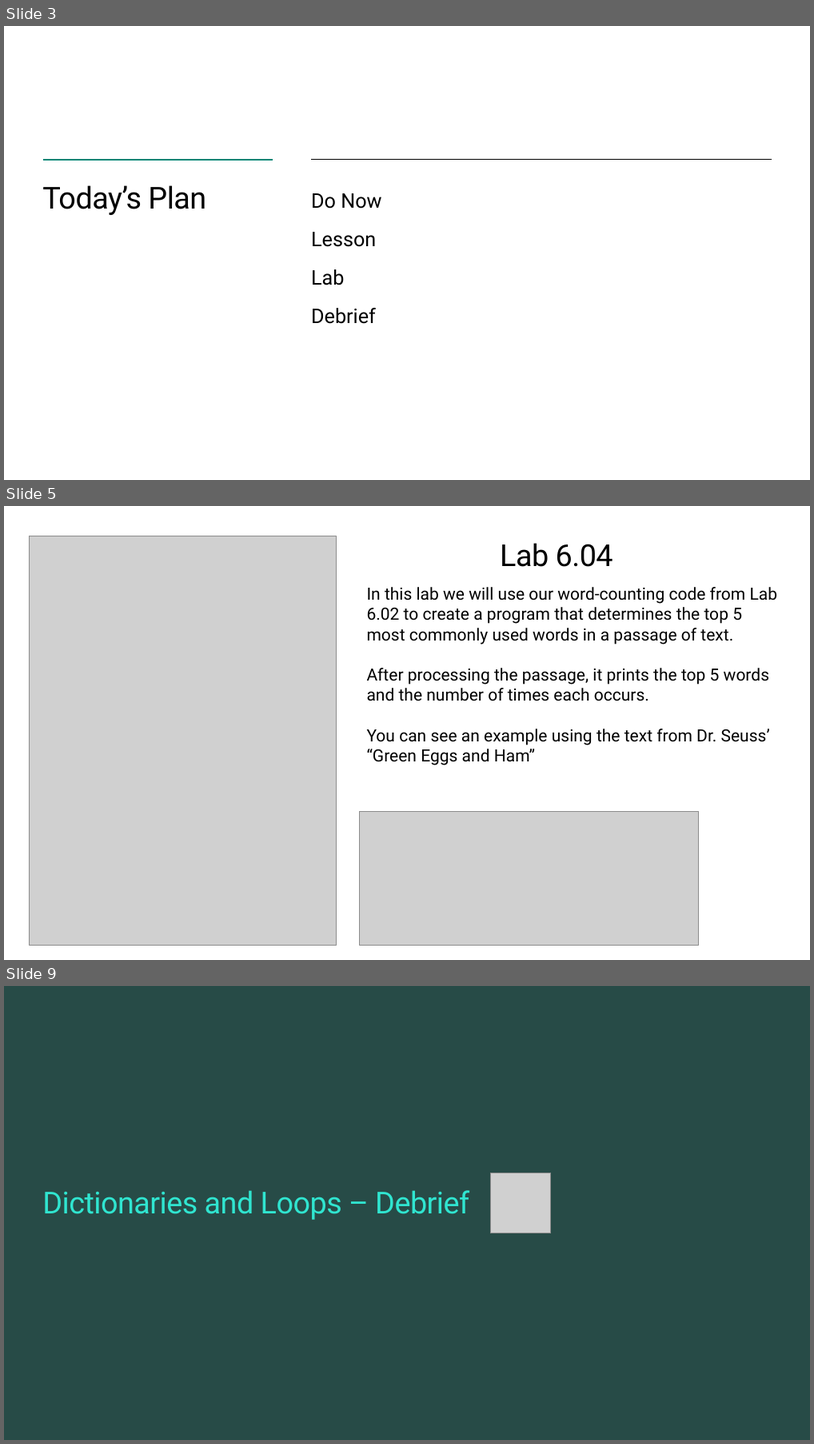
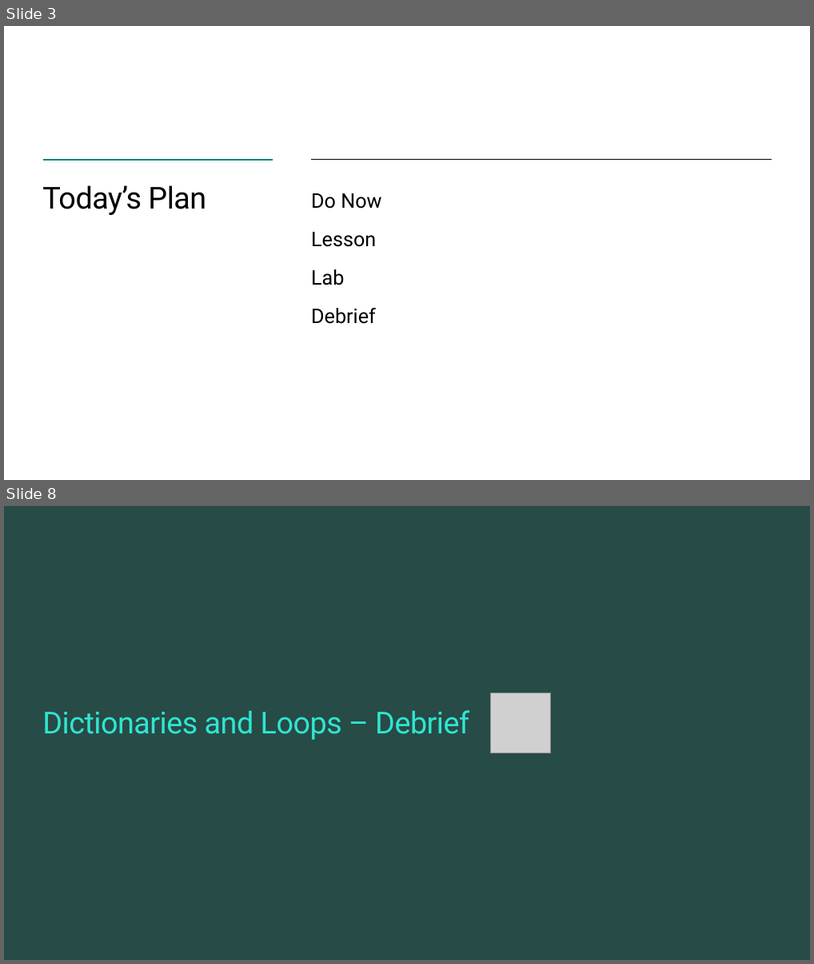
Before and after one commit to TEALSK12/2nd-semester-introduction-to-computer-science, a slide deck: units/6_unit/slidedecks/Intro Python 6.04 TEALS.pptx. Shown one above the other, each under a label of ours: slides 3, 5 and 9 before the commit, slides 3 and 8 after it; the slides between them are not shown. The pictures are 814x1444 and 814x964 pixels, drawn with LibreOffice and Linux fonts; fonts in the diff are those of the drawing; grey boxes stand for pictures; background and template pictures are left out. Boxes give left, top, right and bottom in pixels: in the first picture for what was removed or moved away, otherwise in the second. Text is boxed around its words. In the diff, an @@ line names an element or a change of style, - is before the commit and + after.

```diff
--- a/units/6_unit/slidedecks/Intro Python 6.04 TEALS.pptx
+++ b/units/6_unit/slidedecks/Intro Python 6.04 TEALS.pptx
@@ slide 5 removed at <box>4,506,810,960</box>, background #FFFFFF @@
@@ picture removed at <box>30,536,337,945</box> @@
@@ title removed at <box>500,543,614,567</box> @@
-Lab 6.04
@@ text removed at <box>367,587,778,765</box> @@
-In this lab we will use our word-counting code from Lab 6.02 to create a program that determines the top 5 most commonly used words in a passage of text.
-After processing the passage, it prints the top 5 words and the number of times each occurs.
-You can see an example using the text from Dr. Seuss’ “Green Eggs and Ham”
@@ picture removed at <box>360,811,700,945</box> @@
@@ what was slide 9 is now slide 8 @@
```
Also in this commit, not shown: 4 slides changed, 1 other file.
